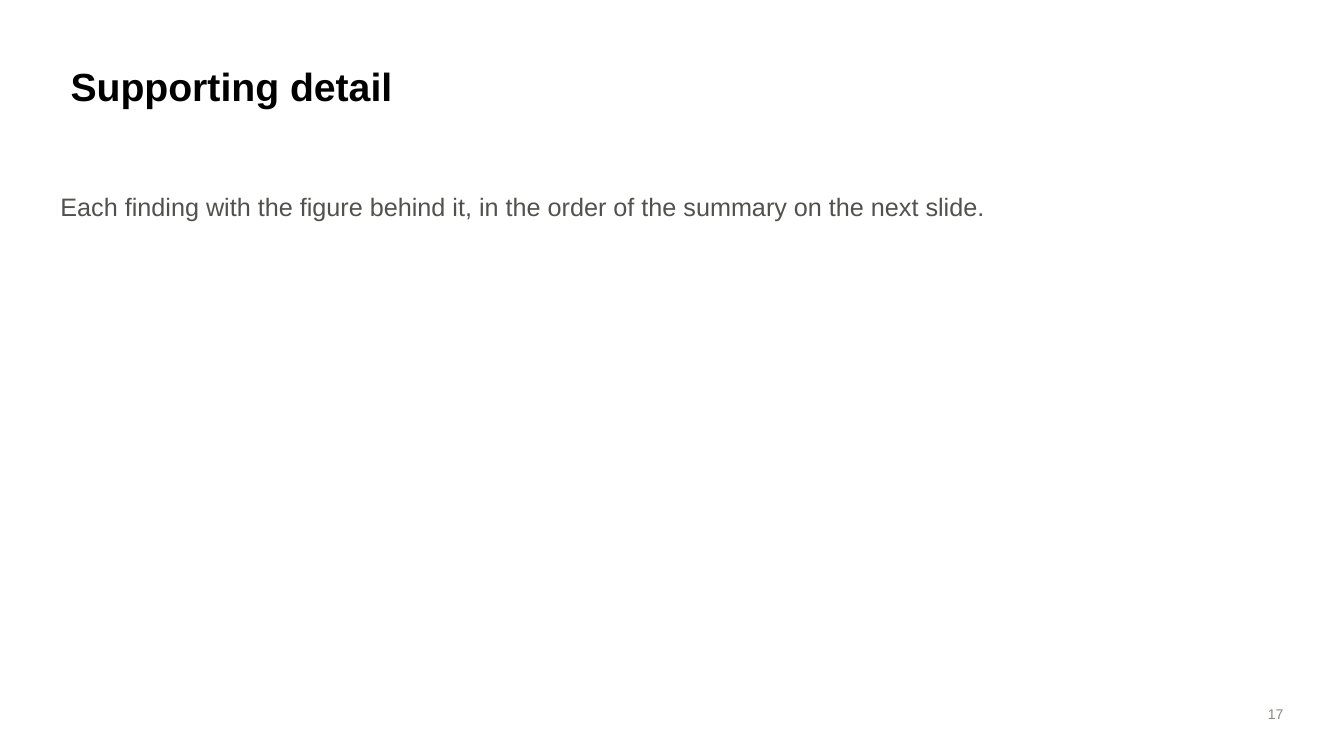
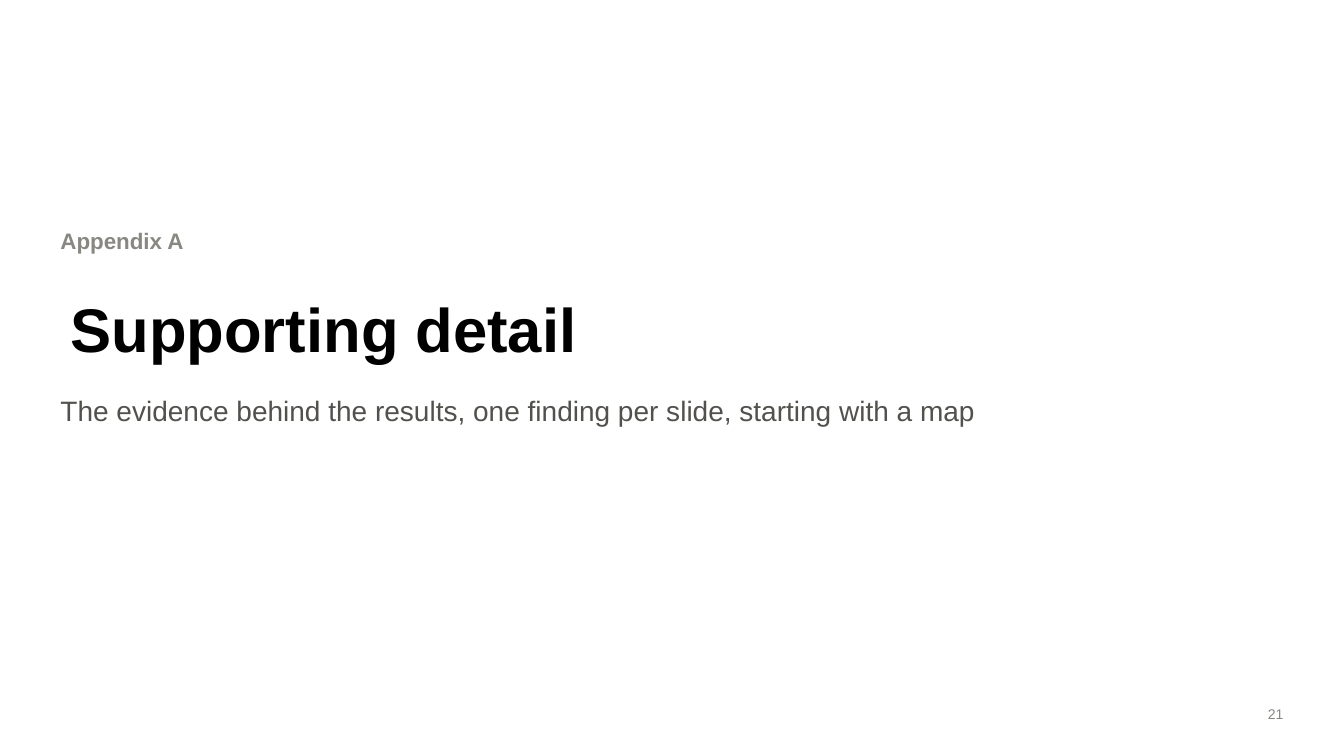
Before and after one commit to brow4623/ai-safety-democracy, a slide deck: slide 21 of slides/refusal-geometry-slides.pptx (slide 17 before the commit). Drawn at 1344x756 pixels with LibreOffice and Linux fonts; fonts in the diff are those of the drawing. Boxes give left, top, right and bottom in pixels: in the first picture for what was removed or moved away, otherwise in the second. Text is boxed around its words. In the diff, an @@ line names an element or a change of style, - is before the commit and + after.

```diff
--- a/slides/refusal-geometry-slides.pptx
+++ b/slides/refusal-geometry-slides.pptx
@@ text at [60,233,183,254]: text changed; size 18 to 16 pt; text colour #52514E to #898781; bold on @@
-Each finding with the figure behind it, in the order of the summary on the next slide.
+Appendix A
@@ title "Supporting detail": place and size @@
-title "Supporting detail" at [71,72,392,109]
+title "Supporting detail" at [71,307,577,364]
@@ title "Supporting detail" at [71,307,577,364]: size 28 to 44 pt @@
@@ text added at [60,400,975,426], 20 pt, text #52514E @@
+The evidence behind the results, one finding per slide, starting with a map
@@ page number at [1268,709,1284,719]: text changed @@
-17
+21
```
Also in this commit, not shown: 5 other slides changed, 8 slides added, 1 slide removed, 4 other files.
